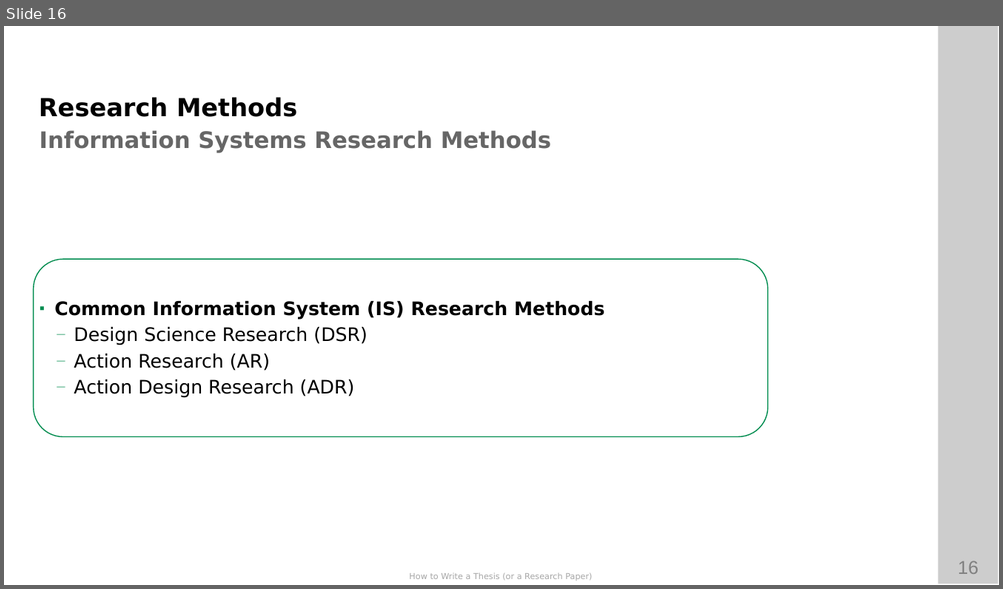
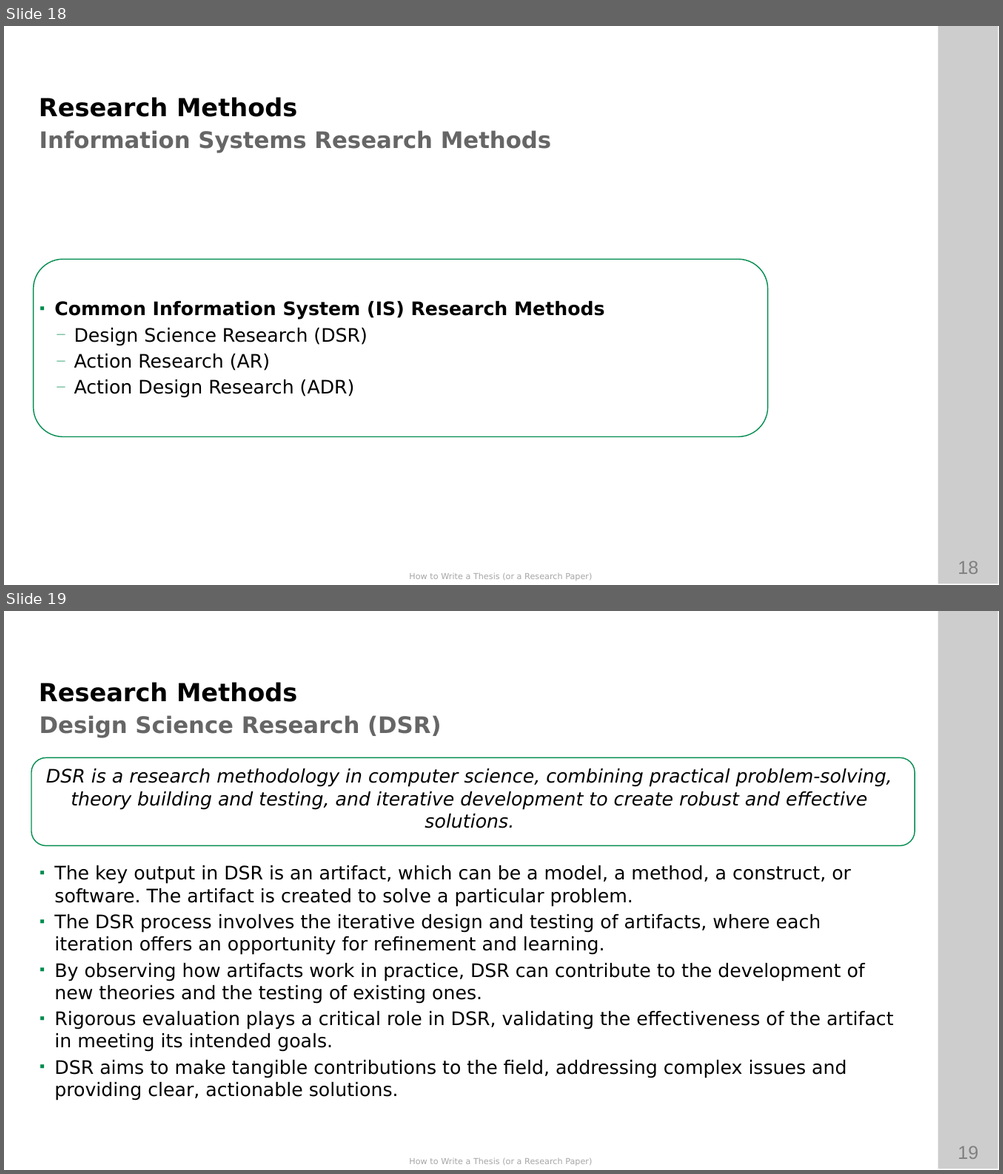
Before and after one commit to ETCE-LAB/How-To-Write-A-Paper-Thesis, a slide deck: How-to-Write-A-Paper-Thesis.pptx. Shown one above the other, each under a label of ours: slide 16 before the commit, slides 18 and 19 after it. The pictures are 1003x589 and 1003x1174 pixels, drawn with LibreOffice and Linux fonts; fonts in the diff are those of the drawing; background and template pictures are left out. Boxes give left, top, right and bottom in pixels: in the first picture for what was removed or moved away, otherwise in the second. Text is boxed around its words. In the diff, an @@ line names an element or a change of style, - is before the commit and + after.

Commit message:
* updated research methods

```diff
--- a/How-to-Write-A-Paper-Thesis.pptx
+++ b/How-to-Write-A-Paper-Thesis.pptx
@@ slide 19 added at (4, 611, 999, 1170), background #FFFFFF; not listed: 4 template elements that a slide beside it also shows @@
@@ text added at (39, 682, 297, 702), 24 pt, text #000000, bold @@
+Research Methods
@@ text added at (40, 715, 441, 738), 22 pt, text #666666, bold @@
+Design Science Research (DSR)
@@ rounded rectangle added at (31, 758, 915, 846), outline #008C4F 1 pt @@
@@ text added at (46, 769, 893, 1101), 18 pt, text #000000 @@
+DSR is a research methodology in computer science, combining practical problem-solving, theory building and testing, and iterative development to create robust and effective solutions.
+▪ The key output in DSR is an artifact, which can be a model, a method, a construct, or software. The artifact is created to solve a particular problem.
+▪ The DSR process involves the iterative design and testing of artifacts, where each iteration offers an opportunity for refinement and learning.
+▪ By observing how artifacts work in practice, DSR can contribute to the development of new theories and the testing of existing ones.
+▪ Rigorous evaluation plays a critical role in DSR, validating the effectiveness of the artifact in meeting its intended goals.
+▪ DSR aims to make tangible contributions to the field, addressing complex issues and providing clear, actionable solutions.
@@ what was slide 16 is now slide 18 @@
@@ page number at (957, 561, 978, 574): text changed @@
-16
+18
```
Also in this commit, not shown: 5 other slides added, 4 slides removed, 1 other file.
